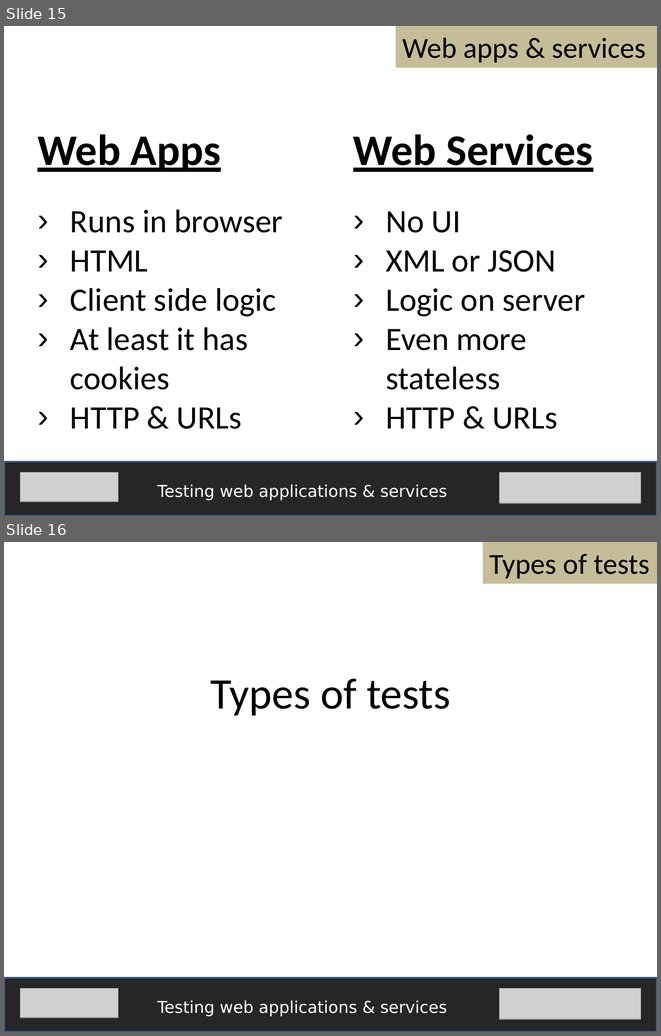
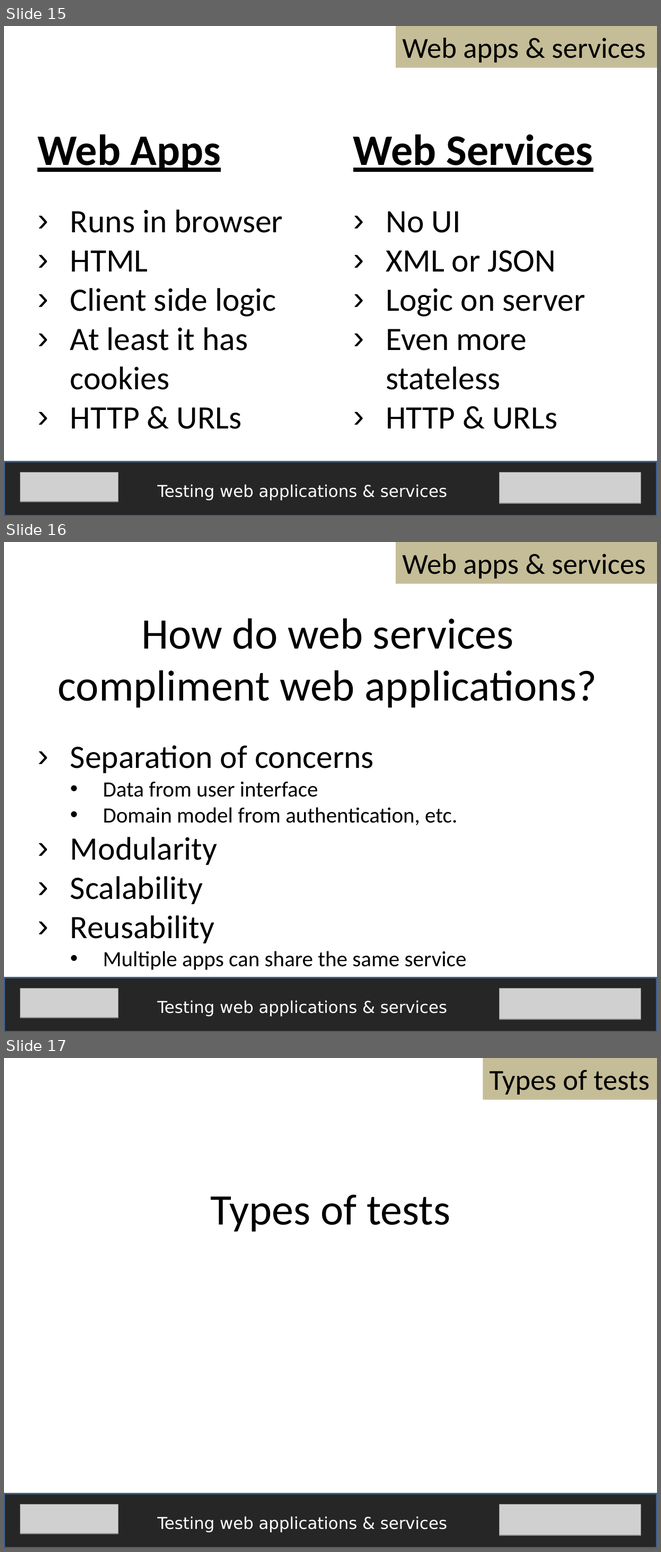
Before and after one commit to fijiaaron/testing-web-apps-and-services, a slide deck: presentations/Introduction.pptx. Shown one above the other, each under a label of ours: slides 15 and 16 before the commit, slides 15, 16 and 17 after it. The pictures are 661x1036 and 661x1552 pixels, drawn with LibreOffice and Linux fonts; fonts in the diff are those of the drawing; grey boxes stand for pictures. Boxes give left, top, right and bottom in pixels: in the first picture for what was removed or moved away, otherwise in the second. Text is boxed around its words. In the diff, an @@ line names an element or a change of style, - is before the commit and + after.

```diff
--- a/presentations/Introduction.pptx
+++ b/presentations/Introduction.pptx
@@ slide 16 added at <box>4,542,657,1032</box>, background #FFFFFF @@
@@ rectangle added at <box>396,542,657,584</box>, fill #C4BD97, 32 pt, text #000000 @@
+Web apps & services
@@ text added at <box>58,618,597,708</box>, 48 pt, text #000000 @@
+How do web services
+compliment web applications?
@@ text added at <box>70,745,467,970</box>, 24 pt, text #000000 @@
+› Separation of concerns
+  • Data from user interface
+  • Domain model from authentication, etc.
+› Modularity
+› Scalability
+› Reusability
+    • Multiple apps can share the same service
@@ rectangle added at <box>4,978,657,1032</box>, fill #262626, outline #3A5F8C 2 pt @@
@@ picture added at <box>20,988,118,1017</box> @@
@@ text added at <box>157,1000,447,1016</box>, 18 pt, text #FFFFFF @@
+Testing web applications & services
@@ picture added at <box>499,988,641,1018</box> @@
@@ what was slide 16 is now slide 17 @@
```
Also in this commit, not shown: 1 slide changed, 5 other files.
